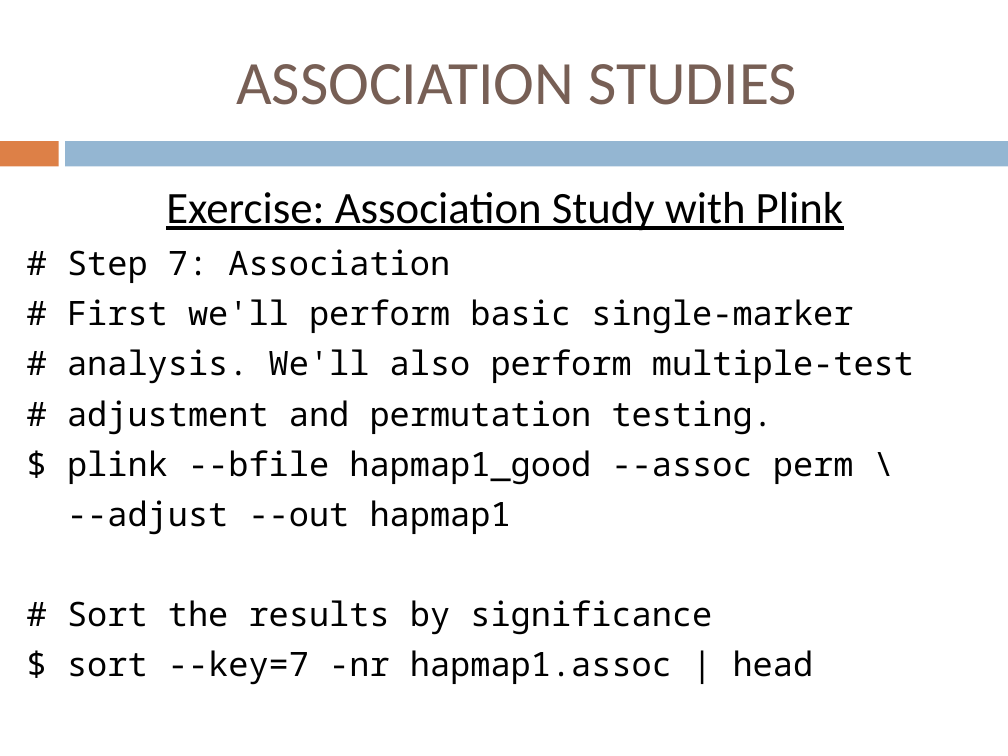
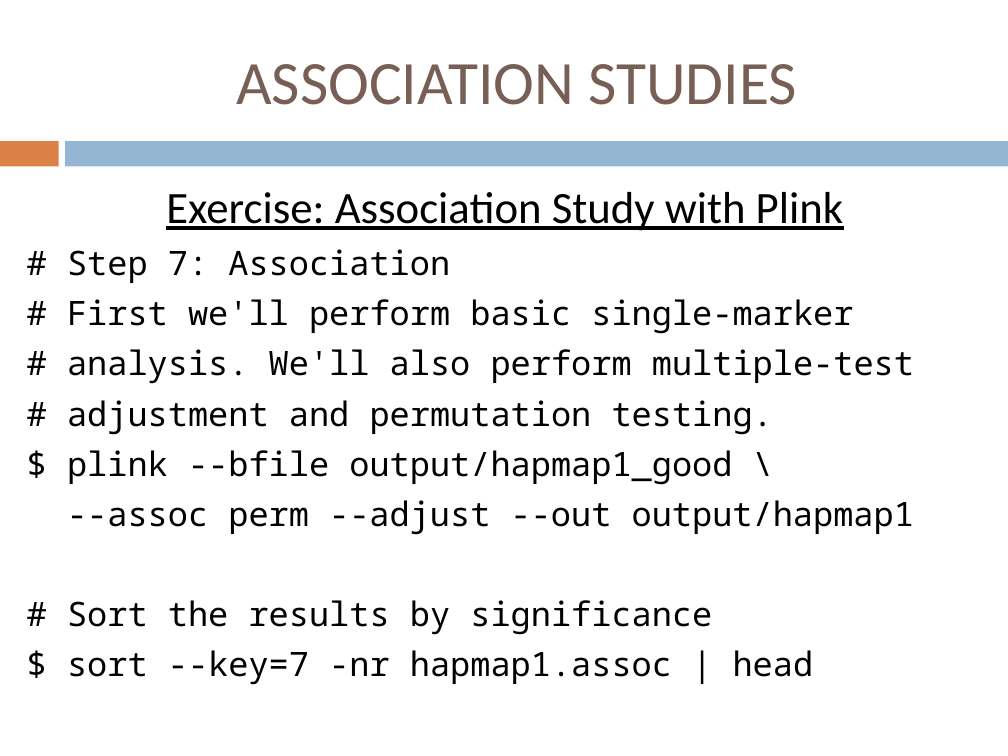
Before and after one commit to jdidion/OpenBioinformaticsWorkshops, a slide deck: slide 43 of development/AdvancedDNASeq/slides/Part5_PopGenAssn.pptx. Drawn at 1008x756 pixels with LibreOffice and Linux fonts; fonts in the diff are those of the drawing. Boxes give left, top, right and bottom in pixels: in the first picture for what was removed or moved away, otherwise in the second. Text is boxed around its words. In the diff, an @@ line names an element or a change of style, - is before the commit and + after.

```diff
--- a/development/AdvancedDNASeq/slides/Part5_PopGenAssn.pptx
+++ b/development/AdvancedDNASeq/slides/Part5_PopGenAssn.pptx
@@ text at [67,450,914,535]: text changed @@
-$ plink --bfile hapmap1_good --assoc perm \
---adjust --out hapmap1
+$ plink --bfile output/hapmap1_good \
+--assoc perm --adjust --out output/hapmap1
```
Also in this commit, not shown: 17 other slides changed, 3 other files.
